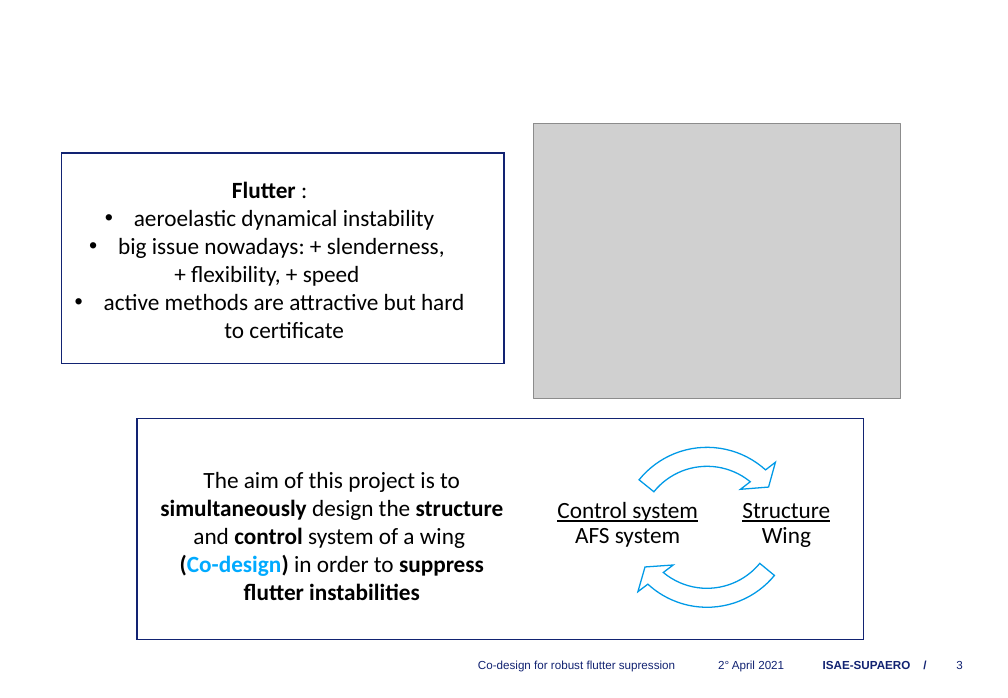
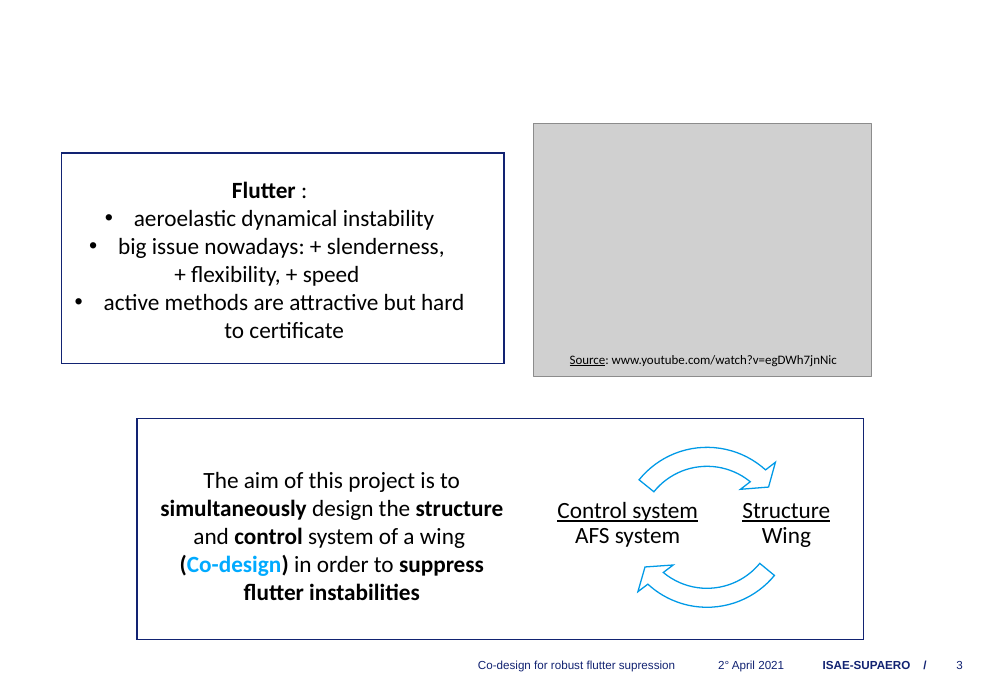
Before and after one commit to mid2SUPAERO/RP_PilarTagliero, a slide deck: slide 3 of 3. Presentation/Presentation.pptx. Drawn at 1008x698 pixels with LibreOffice and Linux fonts; fonts in the diff are those of the drawing; grey boxes stand for pictures; background and template pictures are left out. Boxes give left, top, right and bottom in pixels: in the first picture for what was removed or moved away, otherwise in the second. Text is boxed around its words. In the diff, an @@ line names an element or a change of style, - is before the commit and + after.

```diff
--- a/3. Presentation/Presentation.pptx
+++ b/3. Presentation/Presentation.pptx
@@ picture: place and size @@
-picture at (534, 124, 901, 398)
+picture at (534, 124, 871, 377)
@@ text added at (570, 355, 837, 366), 10 pt, text #000000 @@
+Source: www.youtube.com/watch?v=egDWh7jnNic
```
Also in this commit, not shown: 1 other slide changed.
